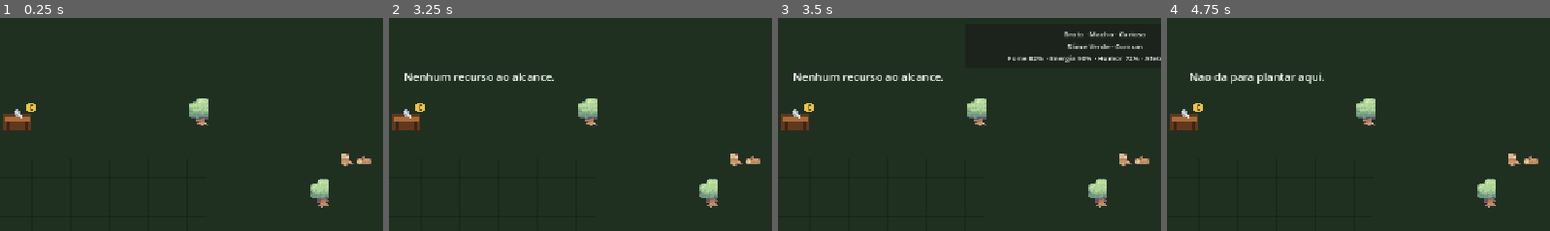
Above: before the commit, frames 1-4 (left to right).
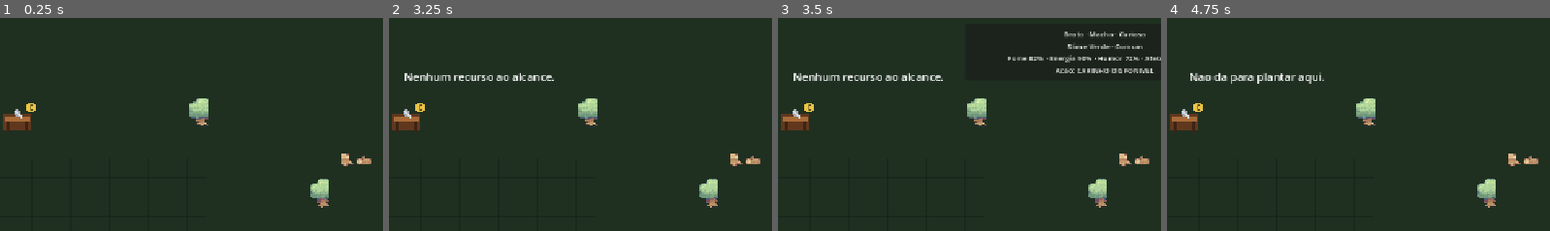
Above: after the commit, the same moments.

Repository: HelioConde/GameSlime
Game: Godot game, scene res://scenes/world/main.tscn
Same seed, same stepped clock (60 frames per second), same inputs: the game is played once before the commit and once after it.
Inputs (mouse positions are % of the whole screen's width and height, from its top left):
- Up to frame 1 (0.25 s): no input
- Up to frame 2 (3.25 s): tap Enter at 0.5 s; move the mouse to (72, 45) at 0.52 s; hold D 0.53-1.28 s; tap E at 0.6 s; click (72, 45) at 0.67 s; tap Space at 0.77, 1.25, 1.52, 3.02 s; move the mouse to (30, 55) at 1.27 s; hold S 1.28-2.03 s; tap 1 at 1.35 s; move the mouse to (60, 28) at 2.02 s; hold D 2.03-2.78 s; tap 2 at 2.1 s; move the mouse to (45, 70) at 2.77 s; hold W from 2.78 s (still down); tap 3 at 2.85 s; click (45, 70) at 2.92 s
- Up to frame 3 (3.5 s): keep holding W
- Up to frame 4 (4.75 s): move the mouse to (80, 65) at 3.52 s; release W at 3.53 s; hold A from 3.53 s (still down); tap 4 at 3.6 s; tap Space at 3.77, 4.52 s; move the mouse to (20, 35) at 4.27 s; tap 5 at 4.35 s
The pictures show only the part of the screen within x 38-88%, y 0-50%; the shares and areas given below are measured in that part.

Frames 1-2 are identical in both runs. In frame 3, 0.4% of the frame differs, in the area x 72-98%, y 23-26%; in frame 4, nothing differs.

Commit message:
feat: expose actionable slime care state

Diff:
--- a/scripts/entities/slimes/slime_creature.gd
+++ b/scripts/entities/slimes/slime_creature.gd
@@ -142,7 +142,7 @@
 
 func get_status_text() -> String:
 	var mutation_text := "" if mutation_tag.is_empty() else " · Mutacao %s" % mutation_tag
-	return "%s · %s · %s\n%s · %s%s\nFome %.0f%% · Energia %.0f%% · Humor %.0f%% · Afeto %.0f%% · %d dias" % [
+	return "%s · %s · %s\n%s · %s%s\nFome %.0f%% · Energia %.0f%% · Humor %.0f%% · Afeto %.0f%% · %d dias\nAcao: %s" % [
 		display_name,
 		get_sex_name(),
 		get_personality_name(),
@@ -154,6 +154,7 @@
 		happiness,
 		affection,
 		age_days,
+		get_priority_need_text(),
 	]
 
 func get_personality_name() -> String:
@@ -273,13 +274,49 @@
 	]
 
 func can_breed() -> bool:
-	return (
-		age_days >= 3
-		and last_bred_day != GameClock.day
-		and satiety >= 60.0
-		and energy >= 50.0
-		and happiness >= 60.0
-		and affection >= 8.0
+	return get_breeding_blockers().is_empty()
+
+func get_breeding_blockers() -> Array[String]:
+	var blockers: Array[String] = []
+
+	if age_days < 3:
+		blockers.append("crescer ate 3 dias")
+	if last_bred_day == GameClock.day:
+		blockers.append("descansar depois da reproducao")
+	if satiety < 60.0:
+		blockers.append("saciedade 60%+")
+	if energy < 50.0:
+		blockers.append("energia 50%+")
+	if happiness < 60.0:
+		blockers.append("humor 60%+")
+	if affection < 8.0:
+		blockers.append("afeto 8%+")
+
+	return blockers
+
+func get_priority_need_text() -> String:
+	if satiety < 35.0:
+		return "ALIMENTAR"
+	if energy < 25.0:
+		return "DESCANSAR"
+	if happiness < 45.0:
+		return "MELHORAR HUMOR"
+	if last_petted_day != GameClock.day:
+		return "CARINHO DISPONIVEL"
+	if age_days < 3:
+		return "CRESCENDO"
+	if can_breed():
+		return "PRONTO PARA REPRODUCAO"
+	return "BEM CUIDADO"
+
+func get_care_score() -> float:
+	return clampf(
+		satiety * 0.30
+		+ energy * 0.20
+		+ happiness * 0.30
+		+ minf(affection * 4.0, 100.0) * 0.20,
+		0.0,
+		100.0
 	)
 
 func mark_bred() -> void:
